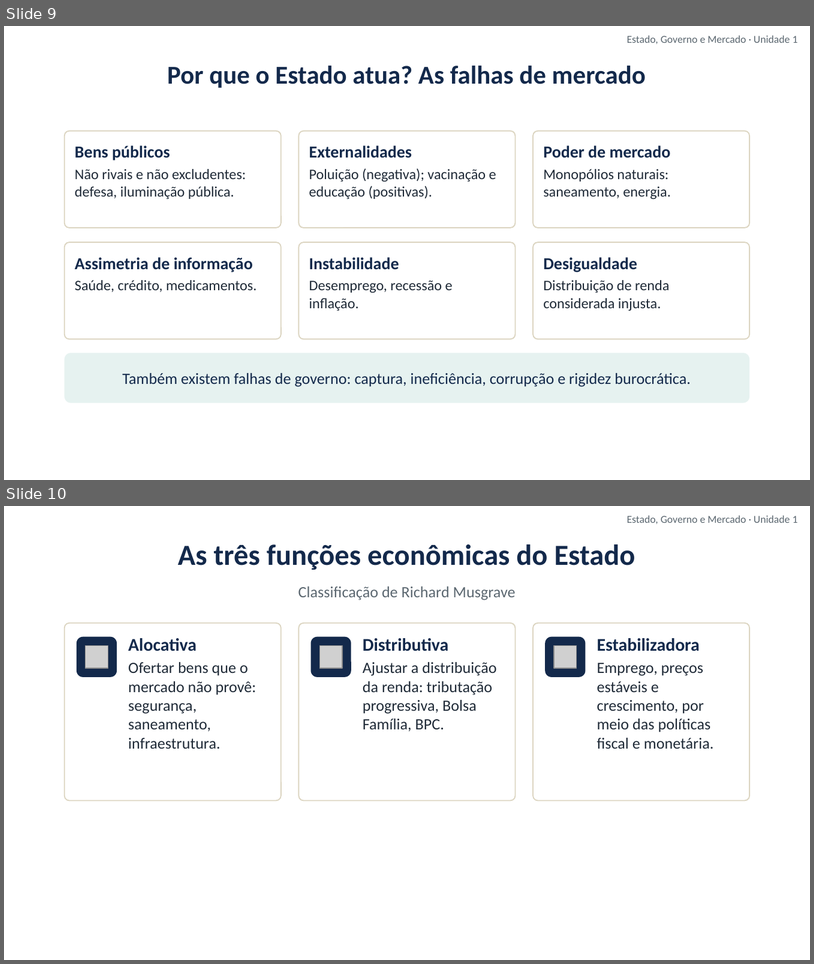
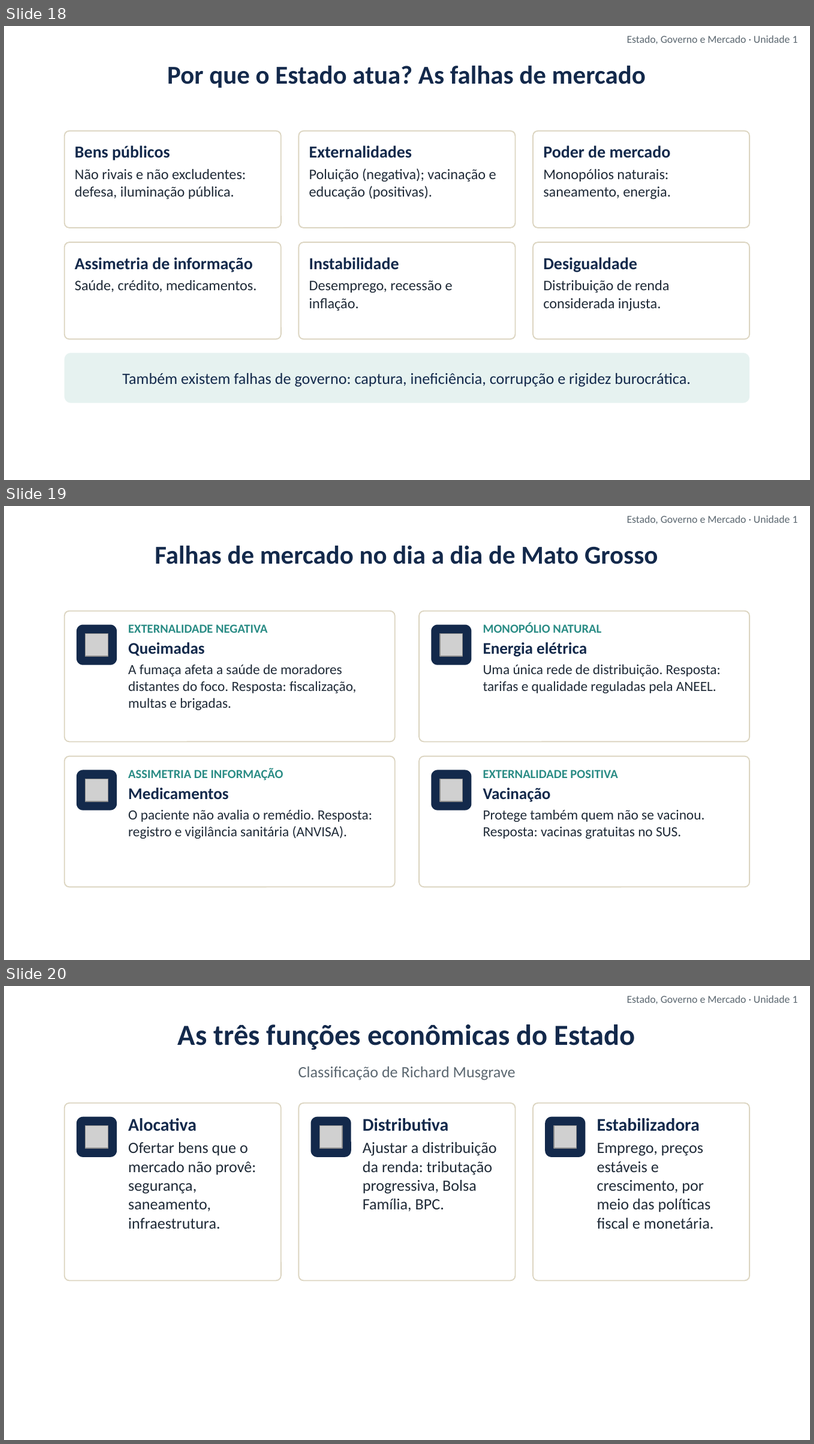
Before and after one commit to cleitonfranco74/gestao_publica, a slide deck: disciplina-01-estado-governo-mercado/materiais/01_Unidade_1_Introducao_a_Economia_Estado_Governo_Mercado.pptx. Shown one above the other, each under a label of ours: slides 9 and 10 before the commit, slides 18, 19 and 20 after it. The pictures are 814x964 and 814x1444 pixels, drawn with LibreOffice and Linux fonts; fonts in the diff are those of the drawing; grey boxes stand for pictures; background and template pictures are left out. Boxes give left, top, right and bottom in pixels: in the first picture for what was removed or moved away, otherwise in the second. Text is boxed around its words. In the diff, an @@ line names an element or a change of style, - is before the commit and + after.

```diff
--- a/disciplina-01-estado-governo-mercado/materiais/01_Unidade_1_Introducao_a_Economia_Estado_Governo_Mercado.pptx
+++ b/disciplina-01-estado-governo-mercado/materiais/01_Unidade_1_Introducao_a_Economia_Estado_Governo_Mercado.pptx
@@ slide 19 added at (x1=4, y1=506, x2=810, y2=960), background picture (left out) @@
@@ text added at (x1=627, y1=515, x2=798, y2=524), 9.5 pt, text #5B6770 @@
+Estado, Governo e Mercado · Unidade 1
@@ text added at (x1=155, y1=546, x2=658, y2=564), 23 pt, text #13294B, bold @@
+Falhas de mercado no dia a dia de Mato Grosso
@@ rounded rectangle added at (x1=65, y1=611, x2=395, y2=741), fill #FFFFFF, outline #DCD5C1 1 pt @@
@@ rounded rectangle added at (x1=419, y1=611, x2=750, y2=741), fill #FFFFFF, outline #DCD5C1 1 pt @@
@@ rounded rectangle added at (x1=77, y1=625, x2=117, y2=665), fill #13294B @@
@@ text added at (x1=128, y1=624, x2=356, y2=710), 12.5 pt, text #1F2A37 @@
+EXTERNALIDADE NEGATIVA
+Queimadas
+A fumaça afeta a saúde de moradores distantes do foco. Resposta: fiscalização, multas e brigadas.
@@ rounded rectangle added at (x1=431, y1=625, x2=472, y2=665), fill #13294B @@
@@ text added at (x1=483, y1=622, x2=721, y2=693), 12.5 pt, text #1F2A37 @@
+MONOPÓLIO NATURAL
+Energia elétrica
+Uma única rede de distribuição. Resposta: tarifas e qualidade reguladas pela ANEEL.
@@ picture added at (x1=86, y1=633, x2=108, y2=656) @@
@@ picture added at (x1=440, y1=633, x2=463, y2=656) @@
@@ rounded rectangle added at (x1=65, y1=756, x2=395, y2=886), fill #FFFFFF, outline #DCD5C1 1 pt @@
@@ rounded rectangle added at (x1=419, y1=756, x2=750, y2=886), fill #FFFFFF, outline #DCD5C1 1 pt @@
@@ rounded rectangle added at (x1=77, y1=769, x2=117, y2=810), fill #13294B @@
@@ text added at (x1=128, y1=768, x2=372, y2=838), 12.5 pt, text #1F2A37 @@
+ASSIMETRIA DE INFORMAÇÃO
+Medicamentos
+O paciente não avalia o remédio. Resposta: registro e vigilância sanitária (ANVISA).
@@ rounded rectangle added at (x1=431, y1=769, x2=472, y2=810), fill #13294B @@
@@ text added at (x1=483, y1=769, x2=705, y2=838), 12.5 pt, text #1F2A37 @@
+EXTERNALIDADE POSITIVA
+Vacinação
+Protege também quem não se vacinou. Resposta: vacinas gratuitas no SUS.
@@ picture added at (x1=86, y1=778, x2=108, y2=801) @@
@@ picture added at (x1=440, y1=778, x2=463, y2=801) @@
@@ what was slide 9 is now slide 18 @@
@@ what was slide 10 is now slide 20 @@
```
Also in this commit, not shown: 1 slide changed, 21 other slides added, 9 other files.
